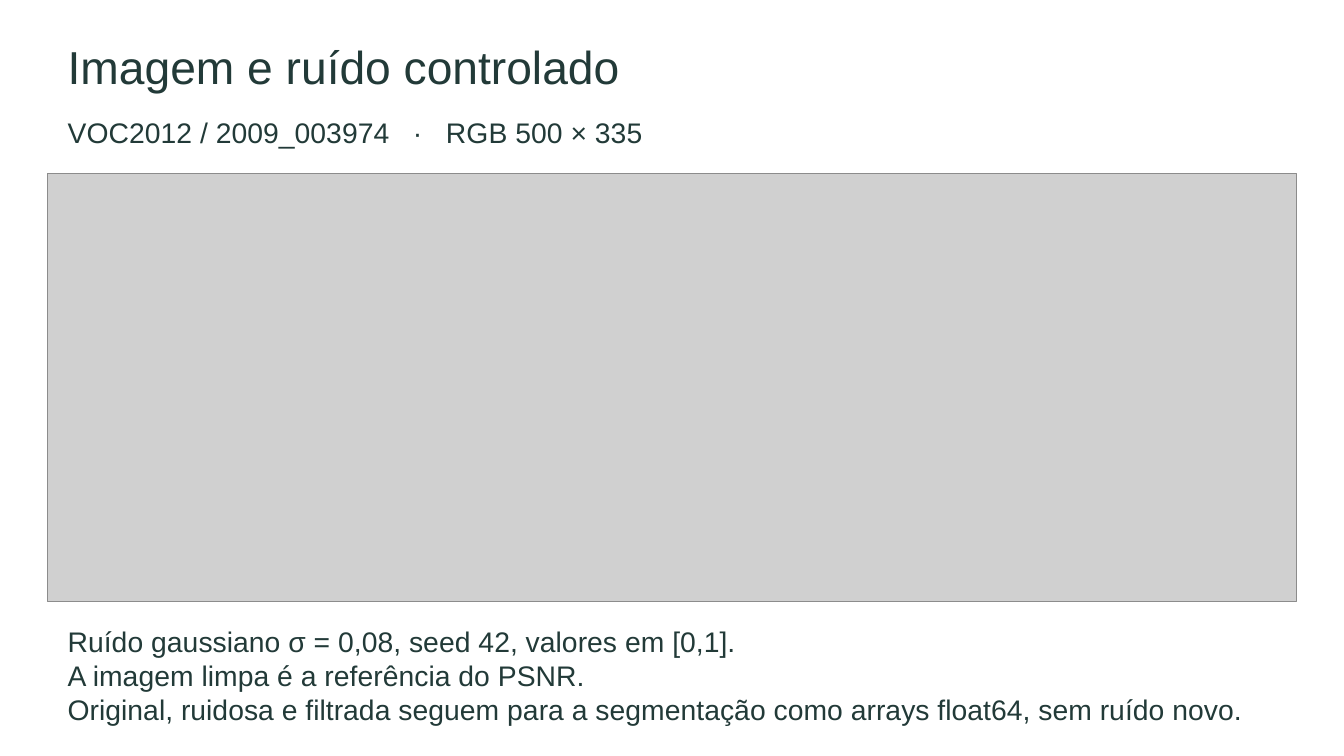
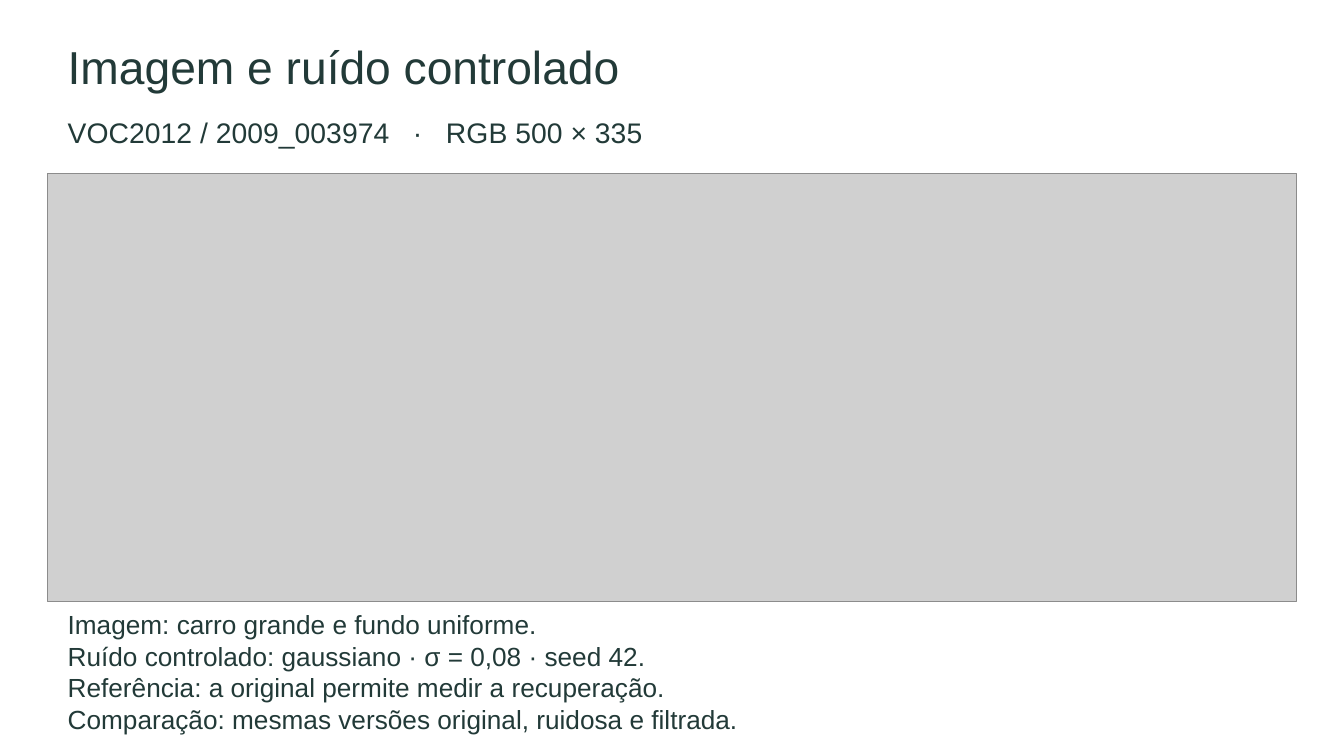
Before and after one commit to HeloisaBorn/trabalho-m2.2-pdi, a slide deck: slide 3 of apresentacao/apresentacao_final.pptx. Drawn at 1344x756 pixels with LibreOffice and Linux fonts; fonts in the diff are those of the drawing; grey boxes stand for pictures. Boxes give left, top, right and bottom in pixels: in the first picture for what was removed or moved away, otherwise in the second. Text is boxed around its words. In the diff, an @@ line names an element or a change of style, - is before the commit and + after.

```diff
--- a/apresentacao/apresentacao_final.pptx
+++ b/apresentacao/apresentacao_final.pptx
@@ text at (68, 615, 737, 735): text changed; size 20.2 to 18.8 pt @@
-Ruído gaussiano σ = 0,08, seed 42, valores em [0,1].
-A imagem limpa é a referência do PSNR.
-Original, ruidosa e filtrada seguem para a segmentação como arrays float64, sem ruído novo.
+Imagem: carro grande e fundo uniforme.
+Ruído controlado: gaussiano · σ = 0,08 · seed 42.
+Referência: a original permite medir a recuperação.
+Comparação: mesmas versões original, ruidosa e filtrada.
```
Also in this commit, not shown: 3 other slides changed, 1 other file.
